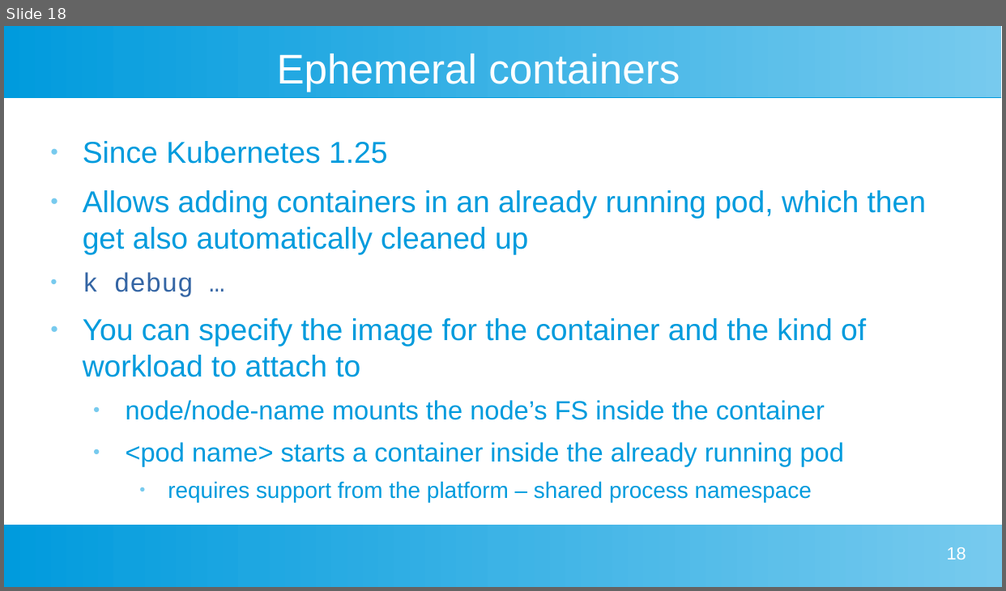
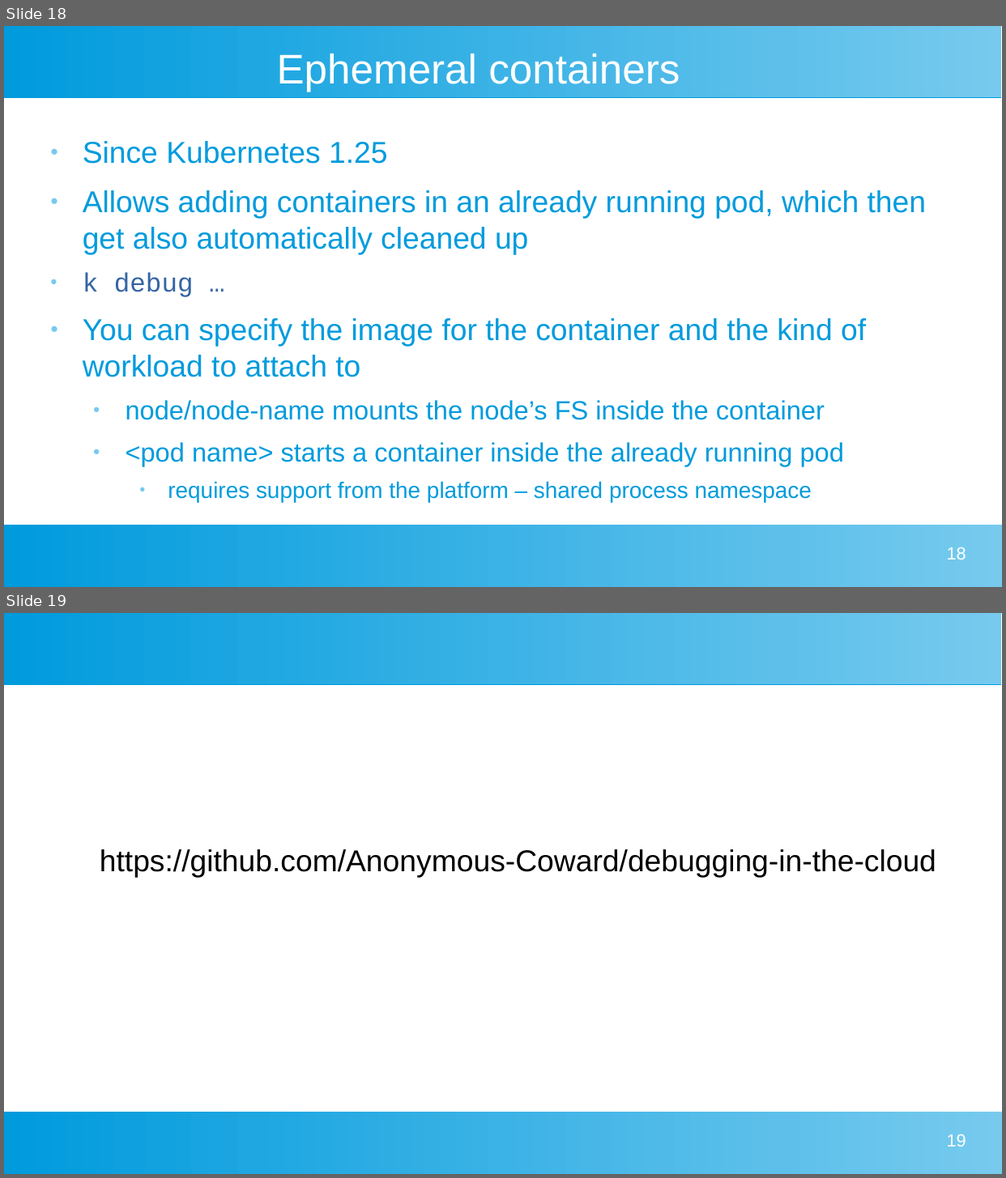
Before and after one commit to Anonymous-Coward/debugging-in-the-cloud, a slide deck: impress/Debugging on the cloud.odp. Shown one above the other, each under a label of ours: slide 18 before the commit, slides 18 and 19 after it. The pictures are 1006x591 and 1006x1178 pixels, drawn with LibreOffice and Linux fonts; fonts in the diff are those of the drawing. Boxes give left, top, right and bottom in pixels: in the first picture for what was removed or moved away, otherwise in the second. Text is boxed around its words. In the diff, an @@ line names an element or a change of style, - is before the commit and + after.

Commit message:
Added link to repo as new last slide

```diff
--- a/impress/Debugging on the cloud.odp
+++ b/impress/Debugging on the cloud.odp
@@ slide 19 added at box(4, 613, 1002, 1174), background #FFFFFF; not listed: 2 template elements that a slide beside it also shows @@
@@ text added at box(100, 850, 936, 877), 24 pt, text #000000 @@
+https://github.com/Anonymous-Coward/debugging-in-the-cloud
@@ page number added at box(947, 1135, 966, 1147), 14 pt, text #FFFFFF @@
+19
```
